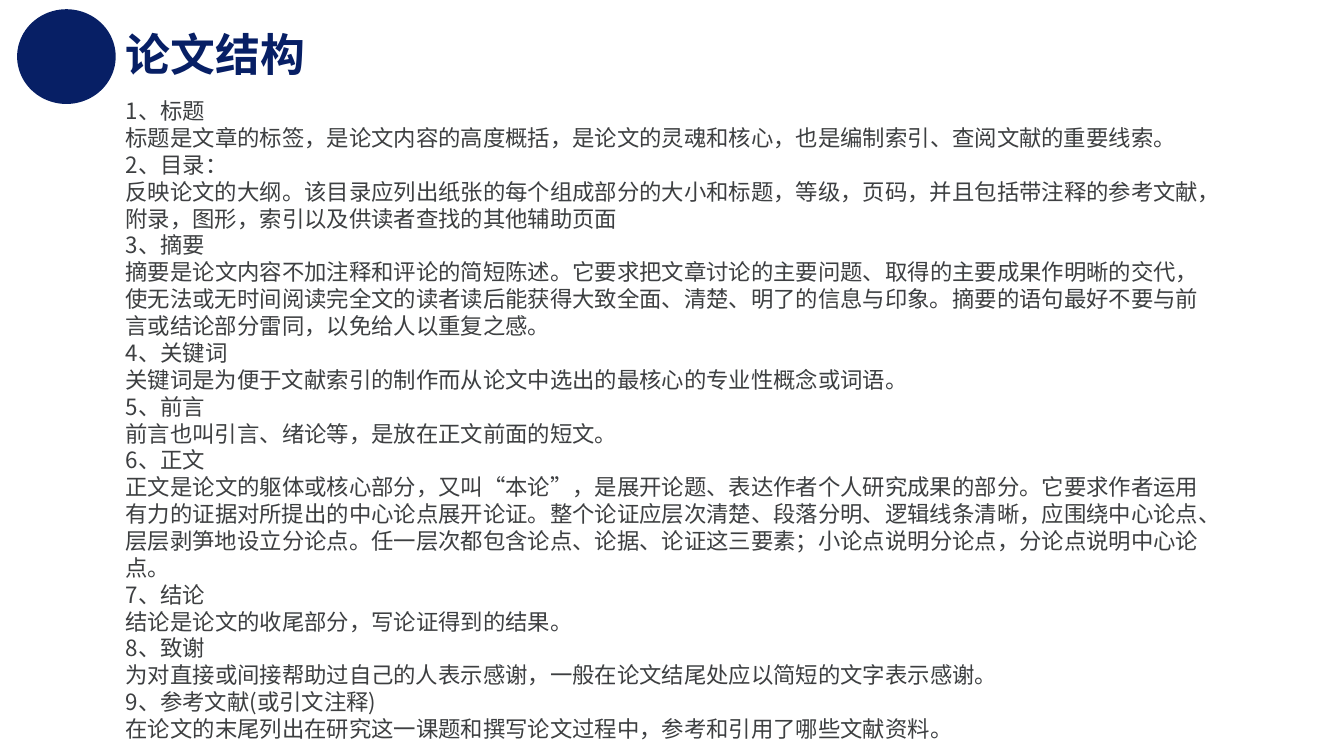
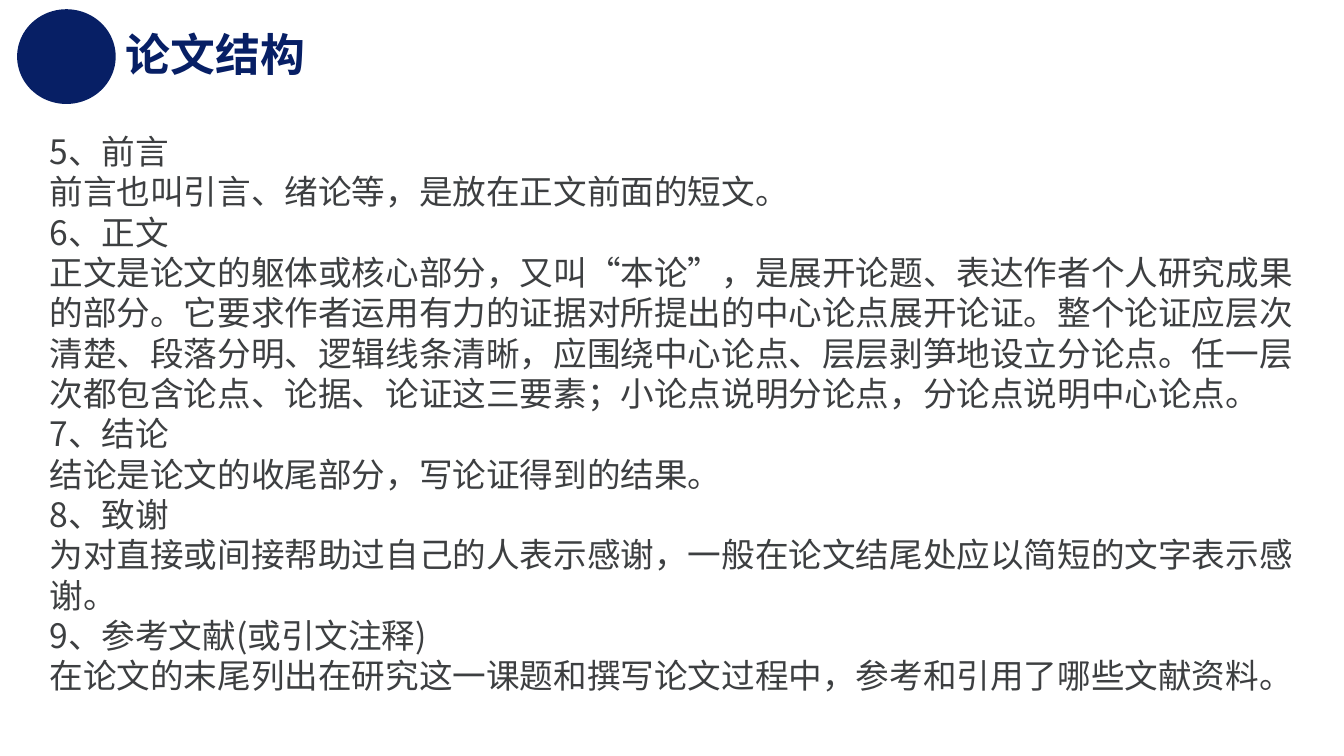
Before and after one commit to Henry0227/Imnujava, a slide deck: slide 11 of 20151104820_zhaolei_xiaofangwangzhan/毕设资料/20151104820-赵磊-开题报告PPT.pptx (slide 9 before the commit). Drawn at 1344x756 pixels with LibreOffice and Linux fonts; fonts in the diff are those of the drawing; background and template pictures are left out. Boxes give left, top, right and bottom in pixels: in the first picture for what was removed or moved away, otherwise in the second. Text is boxed around its words. In the diff, an @@ line names an element or a change of style, - is before the commit and + after.

```diff
--- a/20151104820_zhaolei_xiaofangwangzhan/毕设资料/20151104820-赵磊-开题报告PPT.pptx
+++ b/20151104820_zhaolei_xiaofangwangzhan/毕设资料/20151104820-赵磊-开题报告PPT.pptx
@@ text at (x1=126, y1=100, x2=1221, y2=390): paragraphs removed @@
-1、标题
-标题是文章的标签，是论文内容的高度概括，是论文的灵魂和核心，也是编制索引、查阅文献的重要线索。
-2、目录：
-反映论文的大纲。该目录应列出纸张的每个组成部分的大小和标题，等级，页码，并且包括带注释的参考文献，附录，图形，索引以及供读者查找的其他辅助页面
-3、摘要
-摘要是论文内容不加注释和评论的简短陈述。它要求把文章讨论的主要问题、取得的主要成果作明晰的交代，使无法或无时间阅读完全文的读者读后能获得大致全面、清楚、明了的信息与印象。摘要的语句最好不要与前言或结论部分雷同，以免给人以重复之感。
-4、关键词
-关键词是为便于文献索引的制作而从论文中选出的最核心的专业性概念或词语。
@@ text "5、前言" moved from (x1=126, y1=100, x2=1221, y2=739) to (x1=49, y1=135, x2=1292, y2=692) @@
@@ text "5、前言" at (x1=49, y1=135, x2=1292, y2=692): size 16 to 24 pt @@
```
Also in this commit, not shown: 4 other slides changed, 2 slides added, 1 other file.
